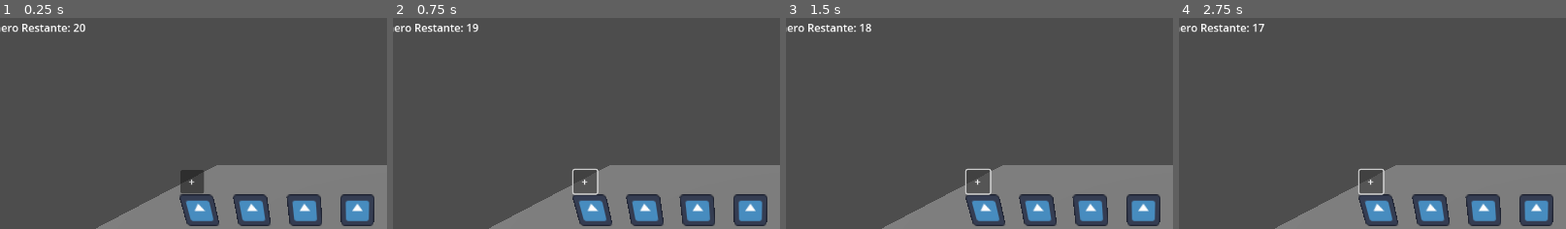
Above: before the commit, frames 1-4 (left to right).
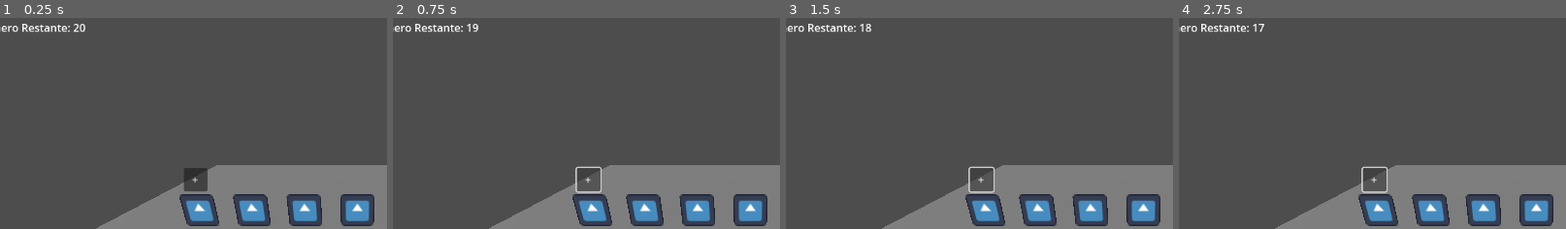
Above: after the commit, the same moments.

Repository: Francisco-GV/JuegoDelRey
Game: Godot game, scene res://mundo_principal.tscn
The game is run twice, just before and just after one commit, with the same random seed, the same clock (stepped at 60 frames per second) and the same inputs. The engine's default icon, where the game draws it, is replaced by a stand-in: a white triangle on a blue panel in a dark square.
Inputs:
- Up to frame 1 (0.25 s): no input
- Up to frame 2 (0.75 s): click "+" at 0.5 s
- Up to frame 3 (1.5 s): click "+" at 1.25 s
- Up to frame 4 (2.75 s): click "+" at 2 s
The pictures show only the part of the screen within x 4-54%, y 0-50%; the shares and areas given below are measured in that part.

The runs differ from the first frame. In frame 1, 0.3% of the frame differs, in the area x 46-54%, y 71-84%; in frame 2, 0.5%, in the area x 46-54%, y 70-84%; in frame 3, 0.5%; in frame 4, 0.5%.

Commit message:
feat(ui): Alinea botón a borde superior de sprite

Diff:
--- a/mundo_principal.gd
+++ b/mundo_principal.gd
@@ -32,13 +32,16 @@
 		var escala_y: float = personaje.scale.y
 
 		offset_y = (altura_textura * pixel_size / 2.0) * escala_y
-		offset_y += 0.5
 
 	var offset_cabeza := Vector3(0, offset_y, 0)
 	var pos_cabeza_3d: Vector3 = personaje.global_transform.origin + offset_cabeza
 	var pos_pantalla_2d: Vector2 = camara.unproject_position(pos_cabeza_3d)
 
-	boton.global_position = pos_pantalla_2d - (boton.size / 2.0)
+	var margen_vertical: float = 5.0
+	var pos_final_x: float = pos_pantalla_2d.x - (boton.size.x / 2.0)
+	var pos_final_y: float = pos_pantalla_2d.y - boton.size.y - margen_vertical
+
+	boton.global_position = Vector2(pos_final_x, pos_final_y)
 
 
 func _on_btn_madre_pressed() -> void:
